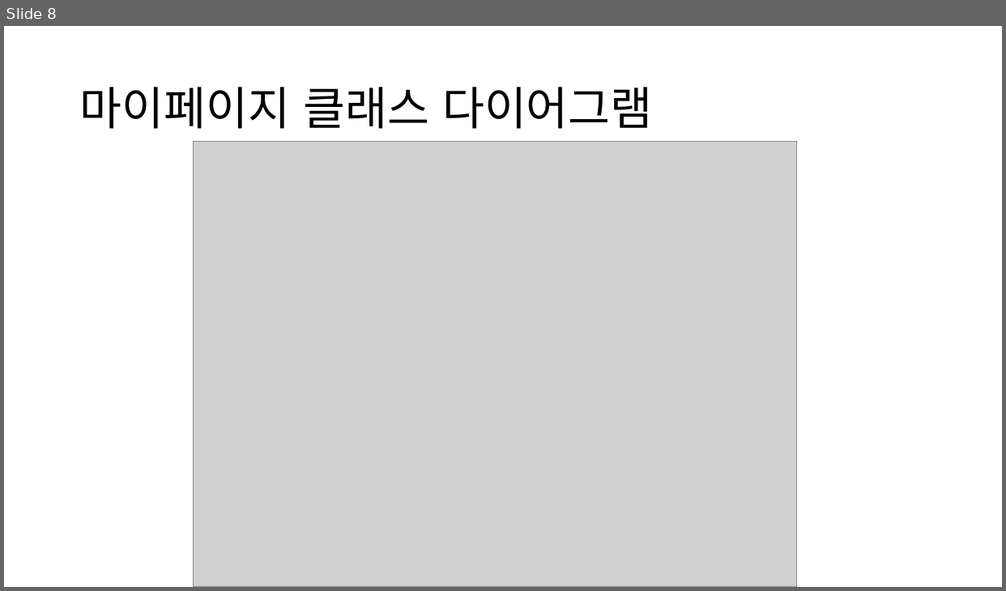
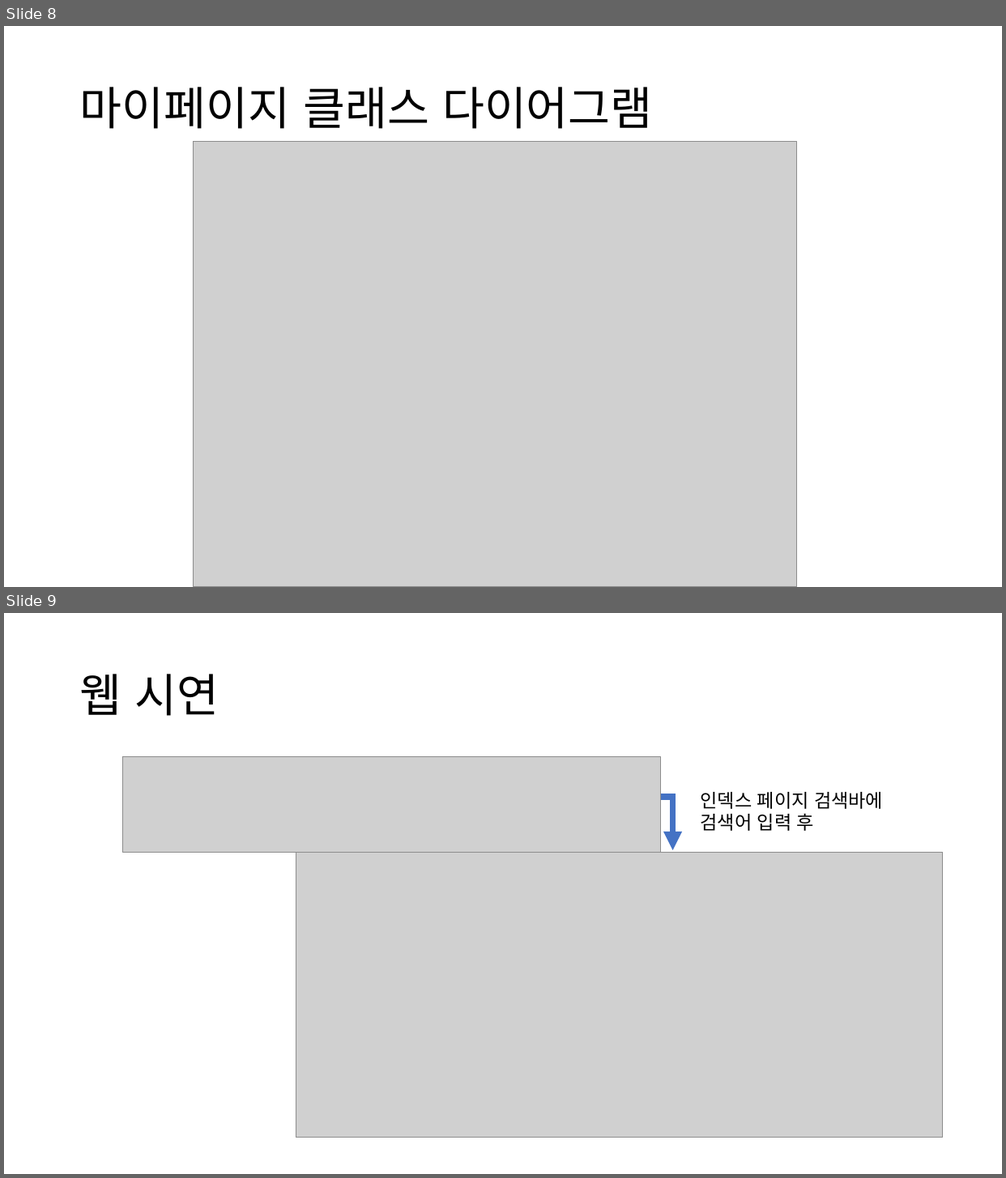
Before and after one commit to DrawGreen2021/Presentation, a slide deck: 최종발표/최종발표 PPT_백엔드.pptx. Shown one above the other, each under a label of ours: slide 8 before the commit, slides 8 and 9 after it. The pictures are 1006x591 and 1006x1178 pixels, drawn with LibreOffice and Linux fonts; fonts in the diff are those of the drawing; grey boxes stand for pictures. Boxes give left, top, right and bottom in pixels: in the first picture for what was removed or moved away, otherwise in the second. Text is boxed around its words. In the diff, an @@ line names an element or a change of style, - is before the commit and + after.

Commit message:
작업용 최종발표 PPT 사본 생성 백엔드 파트 PPT에는 웹 시연 페이지 틀을 잡아둠

```diff
--- a/최종발표/최종발표 PPT_백엔드.pptx
+++ b/최종발표/최종발표 PPT_백엔드.pptx
@@ slide 9 added at <box>4,613,1002,1174</box>, background #FFFFFF @@
@@ title added at <box>80,674,219,716</box>, 44 pt, text #000000 @@
+웹 시연
@@ picture added at <box>122,757,661,853</box> @@
@@ elbow arrow added from (650, 797) to (673, 850), #4472C4 6 pt @@
@@ text added at <box>701,792,883,831</box>, 18 pt, text #000000 @@
+인덱스 페이지 검색바에
+검색어 입력 후
@@ picture added at <box>296,853,943,1139</box> @@
```
Also in this commit, not shown: 2 other slides added, 2 other files.
